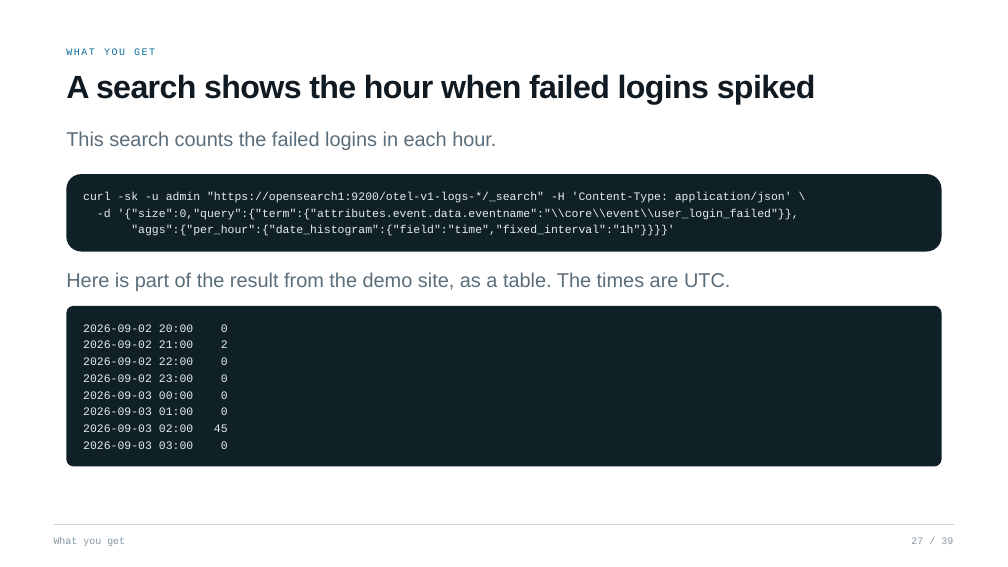
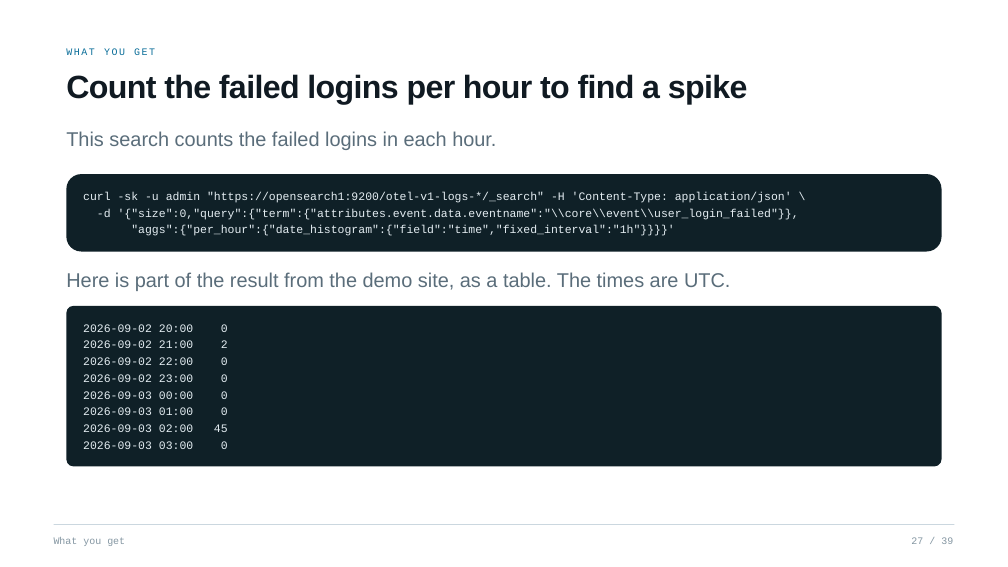
Before and after one commit to netsapiensis/MoodleMootNordic2026, a slide deck: slide 27 of Moodle-Otel-Opensearch/presentation/moodle-otel-deck.pptx. Drawn at 1008x567 pixels with LibreOffice and Linux fonts; fonts in the diff are those of the drawing. Boxes give left, top, right and bottom in pixels: in the first picture for what was removed or moved away, otherwise in the second. Text is boxed around its words. In the diff, an @@ line names an element or a change of style, - is before the commit and + after.

```diff
--- a/Moodle-Otel-Opensearch/presentation/moodle-otel-deck.pptx
+++ b/Moodle-Otel-Opensearch/presentation/moodle-otel-deck.pptx
@@ text at bbox=[66, 74, 748, 104]: text changed @@
-A search shows the hour when failed logins spiked
+Count the failed logins per hour to find a spike
```
Also in this commit, not shown: 14 other slides changed, 2 other files.
